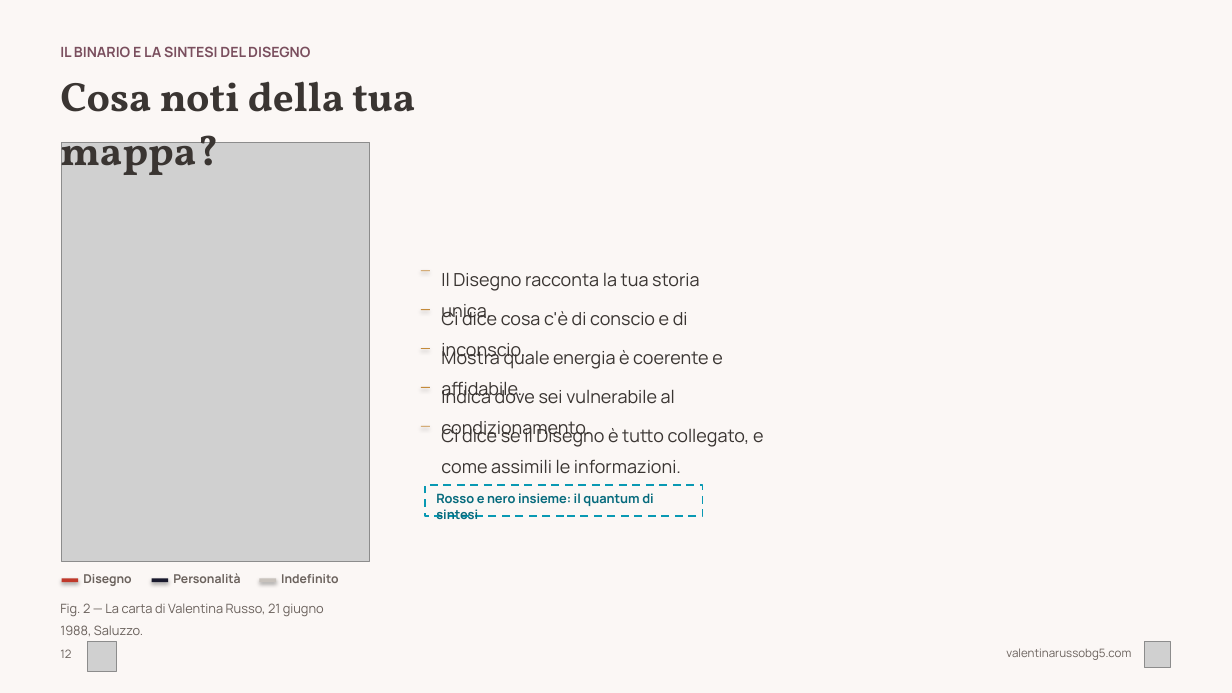
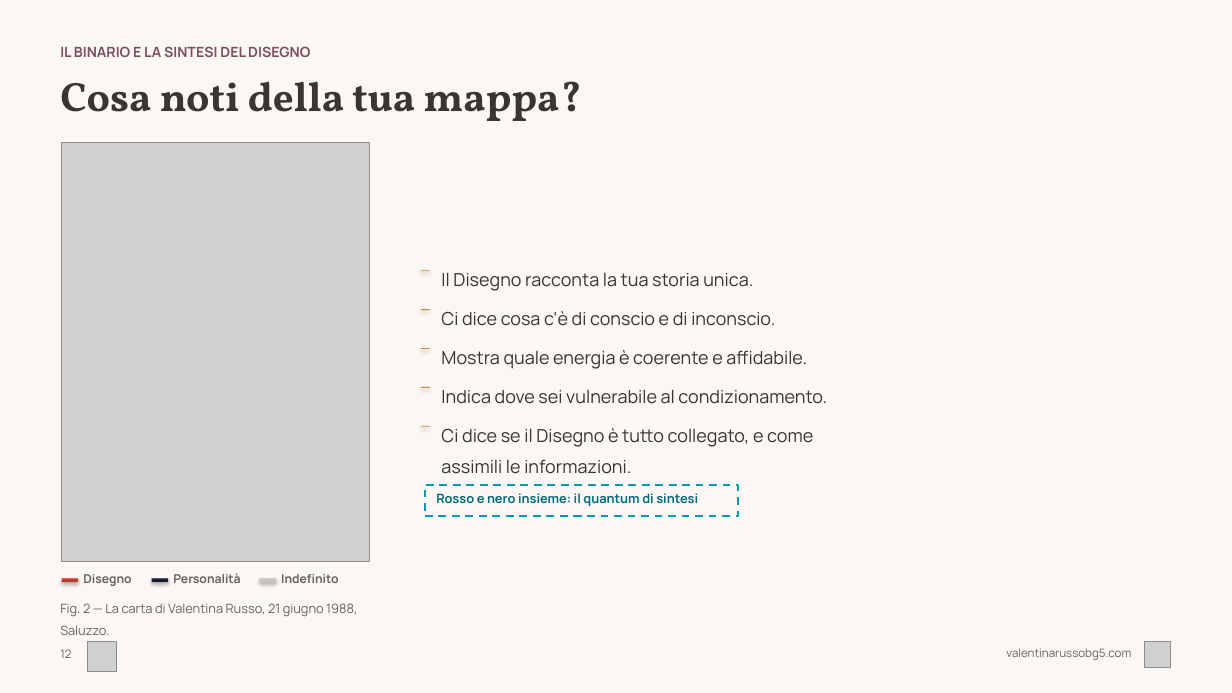
Before and after one commit to valentina-russo/valentinarusso-site, a slide deck: slide 12 of grav-site/root/kit-corso/corso-base-hd.pptx. Drawn at 1232x693 pixels with LibreOffice and Linux fonts; fonts in the diff are those of the drawing; grey boxes stand for pictures. Boxes give left, top, right and bottom in pixels: in the first picture for what was removed or moved away, otherwise in the second. Text is boxed around its words. In the diff, an @@ line names an element or a change of style, - is before the commit and + after.

```diff
--- a/grav-site/root/kit-corso/corso-base-hd.pptx
+++ b/grav-site/root/kit-corso/corso-base-hd.pptx
@@ text "Cosa noti della tua mappa?" rewrapped from (x1=60, y1=81, x2=415, y2=184) to (x1=60, y1=81, x2=582, y2=121) @@
@@ text "Il Disegno racconta la tua ..." rewrapped from (x1=441, y1=272, x2=700, y2=324) to (x1=441, y1=272, x2=753, y2=291) @@
@@ text "Ci dice cosa c'è di ..." rewrapped from (x1=441, y1=308, x2=688, y2=326) to (x1=441, y1=311, x2=775, y2=326) @@
@@ text "Mostra quale energia è coerente ..." rewrapped from (x1=441, y1=347, x2=722, y2=401) to (x1=441, y1=350, x2=807, y2=369) @@
@@ text "Indica dove sei vulnerabile al ..." rewrapped from (x1=441, y1=386, x2=675, y2=440) to (x1=441, y1=389, x2=827, y2=404) @@
@@ text "Ci dice se il Disegno ..." rewrapped from (x1=441, y1=425, x2=763, y2=474) to (x1=441, y1=428, x2=813, y2=474) @@
@@ rectangle "Rosso e nero insieme: il ..." resized from (x1=425, y1=485, x2=703, y2=517) to (x1=425, y1=485, x2=738, y2=517) @@
@@ text "Fig. 2 — La carta ..." rewrapped from (x1=60, y1=603, x2=324, y2=636) to (x1=60, y1=603, x2=357, y2=635) @@
```
Also in this commit, not shown: 29 other slides changed, 1 other file.
